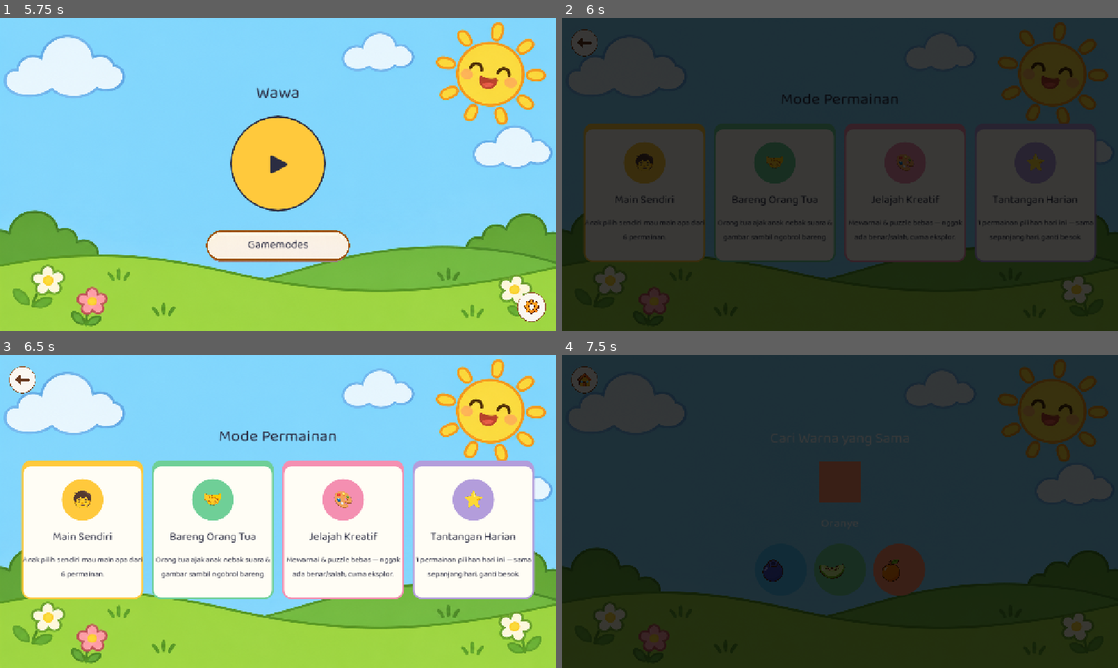
Above: before the commit, frames 1-4 (two rows, left to right).
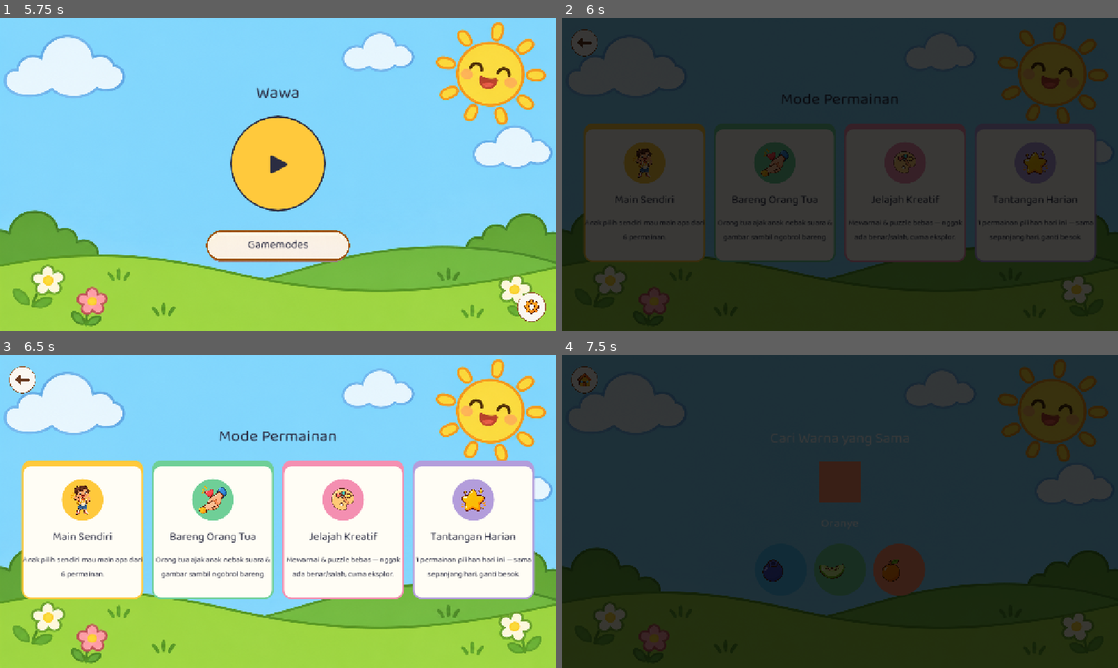
Above: after the commit, the same moments.

Repository: ptnusavisionmedia/game-balita
Game: Godot game, scene res://scenes/Splash.tscn
Two runs of this game, one before a commit and one after it. Both use one fixed random seed, a clock stepped at 60 frames per second and the inputs below.
Inputs (mouse positions are in pixels of both pictures, inside the frame that each line leads up to):
- Up to frame 1 (5.75 s): tap Enter at 0.5 s; move the mouse to (400, 158) at 0.52 s; click (400, 158) at 0.67 s; drag from (166, 190) to (250, 237) at 1.27 s; click "▶" at 2 s; click (216, 233) at 2.77 s; click (278, 233) at 3.52 s; click (339, 233) at 4.27 s; click (22, 43) at 5 s
- Up to frame 2 (6 s): click "Gamemodes" at 5.75 s
- Up to frame 3 (6.5 s): no input
- Up to frame 4 (7.5 s): click (584, 380) at 6.5 s; click "▶" at 7.25 s

Frame 1 is identical in both runs. In frame 2, 0.5% of the frame differs, in the area x 13-88%, y 41-52%; in frame 3, 0.9%, in the area x 12-88%, y 41-52%; in frame 4, nothing differs.

Commit message:
feat: pasang 4 ikon asli badge Gamemodes (generate via ChatGPT)
Ganti 4 badge emoji (Main Sendiri/Bareng Orang Tua/Jelajah
Kreatif/Tantangan Harian) jadi ilustrasi asli, digenerate lewat
ChatGPT (DALL-E) di Chrome user, gaya flat-vector konsisten dengan
STYLE_GUIDE_ILUSTRASI.md. Ikon digambar di dalam CenterContainer pada
~72% diameter badge supaya sudut gambar persegi tidak mencuat dari
badge bulat. Fallback emoji tetap ada kalau file belum ada.

Headless-verified 12 scene (Splash/Home/GameModes/Settings/
ParentGuide/6 feature_*/TouchAndListen), semua bersih tanpa
error/warning baru.

Co-Authored-By: Claude Sonnet 5 <noreply@anthropic.com>

Diff:
--- a/scenes/game_modes.gd
+++ b/scenes/game_modes.gd
@@ -82,28 +82,28 @@
 	outer.add_child(cards_row)
 
 	cards_row.add_child(_make_mode_card(
-		"🧒", AppColors.SUNSHINE,
+		"res://core/assets/images/gui/mode_main_sendiri.png", "🧒", AppColors.SUNSHINE,
 		"Main Sendiri",
 		"Anak pilih sendiri mau main apa dari 6 permainan.",
 		_on_main_sendiri_pressed
 	))
 
 	cards_row.add_child(_make_mode_card(
-		"🤝", AppColors.LEAF,
+		"res://core/assets/images/gui/mode_bareng_ortu.png", "🤝", AppColors.LEAF,
 		"Bareng Orang Tua",
 		"Orang tua ajak anak nebak suara & gambar sambil ngobrol bareng.",
 		_on_bareng_orang_tua_pressed
 	))
 
 	cards_row.add_child(_make_mode_card(
-		"🎨", AppColors.ACCENT_MEWARNAI,
+		"res://core/assets/images/gui/mode_jelajah_kreatif.png", "🎨", AppColors.ACCENT_MEWARNAI,
 		"Jelajah Kreatif",
 		"Mewarnai & puzzle bebas — nggak ada benar/salah, cuma eksplor.",
 		_on_jelajah_kreatif_pressed
 	))
 
 	cards_row.add_child(_make_mode_card(
-		"⭐", AppColors.ACCENT_MUSIK,
+		"res://core/assets/images/gui/mode_tantangan_harian.png", "⭐", AppColors.ACCENT_MUSIK,
 		"Tantangan Harian",
 		"1 permainan pilihan hari ini — sama sepanjang hari, ganti besok.",
 		_on_tantangan_harian_pressed
@@ -133,12 +133,14 @@
 		_module_grid.add_child(_make_module_tile(game))
 
 
-## 1 kartu tema bergaya "flashcard" tegak: badge emoji bulat warna aksen
-## di atas, judul + 1-2 baris deskripsi di bawah, seluruh kartu jadi 1
-## tombol. 4 kartu ini dijajar HORIZONTAL (lihat `cards_row` di `_ready`)
-## — beda dari `_make_module_tile` (kartu persegi per modul di dalam
-## grid "Main Sendiri") supaya 4 tema kelihatan beda level dari 6 modul.
-func _make_mode_card(emoji: String, accent: Color, title_text: String, subtitle_text: String, callback: Callable) -> Button:
+## 1 kartu tema bergaya "flashcard" tegak: badge bulat warna aksen di
+## atas (ikon gambar asli dari ChatGPT kalau filenya ada — lihat
+## Decisions Log 2026-11-26, fallback emoji kalau belum), judul + 1-2
+## baris deskripsi di bawah, seluruh kartu jadi 1 tombol. 4 kartu ini
+## dijajar HORIZONTAL (lihat `cards_row` di `_ready`) — beda dari
+## `_make_module_tile` (kartu persegi per modul di dalam grid "Main
+## Sendiri") supaya 4 tema kelihatan beda level dari 6 modul.
+func _make_mode_card(icon_path: String, emoji: String, accent: Color, title_text: String, subtitle_text: String, callback: Callable) -> Button:
 	var button := Button.new()
 	button.custom_minimum_size = Vector2(280, 320)
 	button.pressed.connect(callback)
@@ -161,8 +163,9 @@
 	column.mouse_filter = Control.MOUSE_FILTER_IGNORE
 	button.add_child(column)
 
+	const BADGE_DIAMETER := 96.0
 	var badge := PanelContainer.new()
-	badge.custom_minimum_size = Vector2(96, 96)
+	badge.custom_minimum_size = Vector2(BADGE_DIAMETER, BADGE_DIAMETER)
 	badge.size_flags_horizontal = Control.SIZE_SHRINK_CENTER
 	var badge_style := StyleBoxFlat.new()
 	badge_style.bg_color = accent
@@ -170,12 +173,32 @@
 	badge.add_theme_stylebox_override("panel", badge_style)
 	column.add_child(badge)
 
-	var badge_label := Label.new()
-	badge_label.text = emoji
-	badge_label.add_theme_font_size_override("font_size", 46)
-	badge_label.horizontal_alignment = HORIZONTAL_ALIGNMENT_CENTER
-	badge_label.vertical_alignment = VERTICAL_ALIGNMENT_CENTER
-	badge.add_child(badge_label)
+	if FileAccess.file_exists(icon_path):
+		# CenterContainer wajib di antara badge (PanelContainer, child-nya
+		# otomatis di-stretch penuh) dan ikon (ukuran TETAP lebih kecil dari
+		# badge) — tanpa ini ikon ikut diregangkan penuh ke ukuran badge.
+		var icon_center := CenterContainer.new()
+		icon_center.mouse_filter = Control.MOUSE_FILTER_IGNORE
+		badge.add_child(icon_center)
+
+		# Ikon digambar lebih kecil dari diameter badge (≈72% — muat utuh
+		# di dalam lingkaran meski file gambarnya kanvas PERSEGI) supaya
+		# sudut gambar persegi tidak mencuat keluar dari badge BULAT.
+		var icon_size := BADGE_DIAMETER * 0.72
+		var icon_rect := TextureRect.new()
+		icon_rect.texture = load(icon_path)
+		icon_rect.custom_minimum_size = Vector2(icon_size, icon_size)
+		icon_rect.expand_mode = TextureRect.EXPAND_IGNORE_SIZE
+		icon_rect.stretch_mode = TextureRect.STRETCH_KEEP_ASPECT_CENTERED
+		icon_rect.mouse_filter = Control.MOUSE_FILTER_IGNORE
+		icon_center.add_child(icon_rect)
+	else:
+		var badge_label := Label.new()
+		badge_label.text = emoji
+		badge_label.add_theme_font_size_override("font_size", 46)
+		badge_label.horizontal_alignment = HORIZONTAL_ALIGNMENT_CENTER
+		badge_label.vertical_alignment = VERTICAL_ALIGNMENT_CENTER
+		badge.add_child(badge_label)
 
 	var title_label := Label.new()
 	title_label.text = title_text
Binary file added: core/assets/images/gui/mode_bareng_ortu.png
Not shown, added: core/assets/images/gui/mode_bareng_ortu.png.import
Binary file added: core/assets/images/gui/mode_jelajah_kreatif.png
Not shown, added: core/assets/images/gui/mode_jelajah_kreatif.png.import
Binary file added: core/assets/images/gui/mode_main_sendiri.png
Not shown, added: core/assets/images/gui/mode_main_sendiri.png.import
Binary file added: core/assets/images/gui/mode_tantangan_harian.png
Not shown, added: core/assets/images/gui/mode_tantangan_harian.png.import
Not shown, added: scenes/game_modes.gd.uid
Not shown, added: scenes/touch_and_listen.gd.uid
